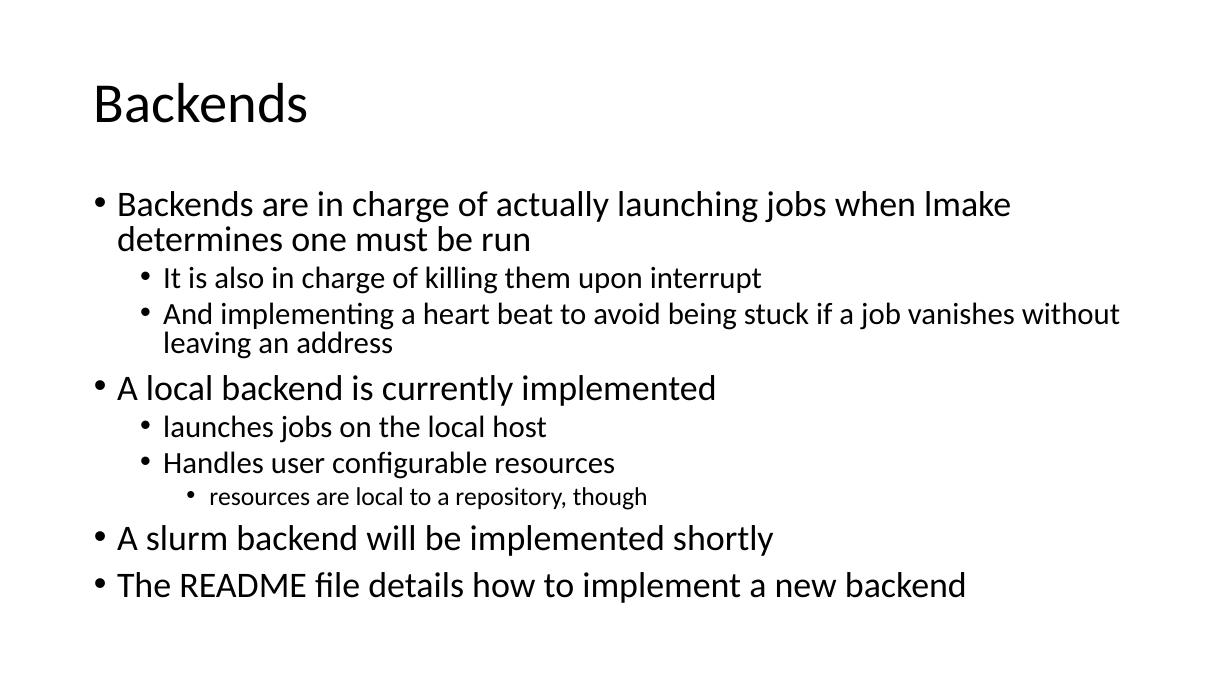
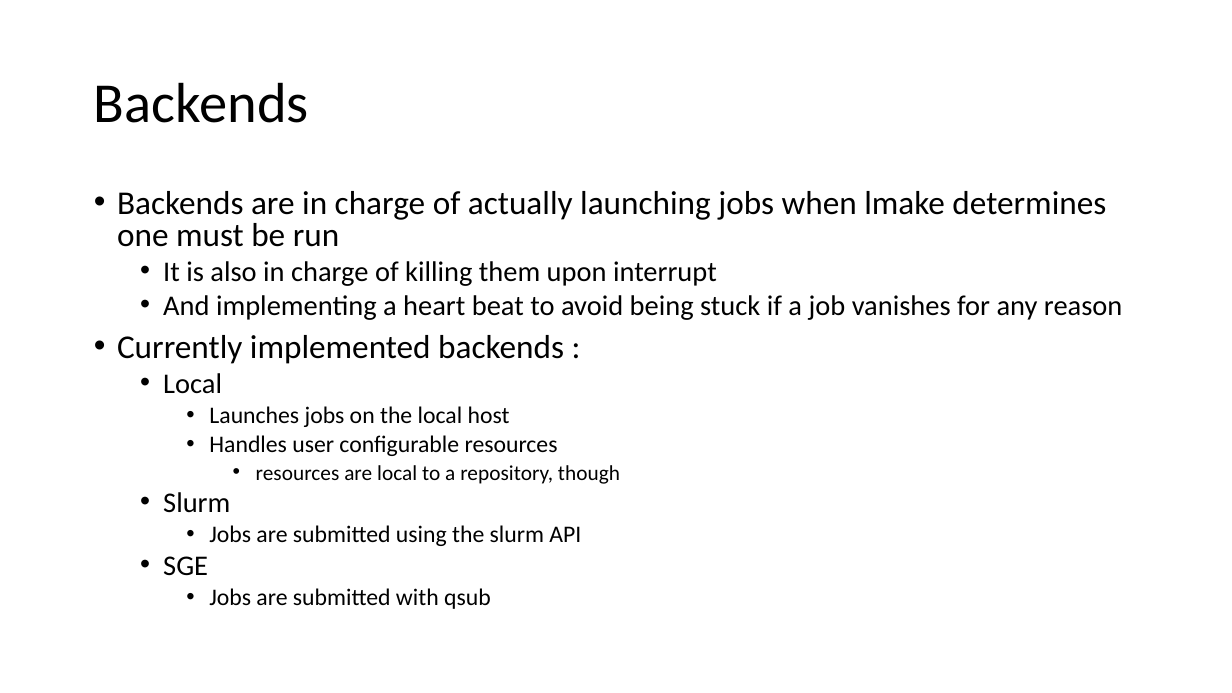
Before and after one commit to cesar-douady/open-lmake, a slide deck: slide 16 of doc/lmake_doc.pptx. Drawn at 1232x693 pixels with LibreOffice and Linux fonts; fonts in the diff are those of the drawing. Boxes give left, top, right and bottom in pixels: in the first picture for what was removed or moved away, otherwise in the second. Text is boxed around its words. In the diff, an @@ line names an element or a change of style, - is before the commit and + after.

```diff
--- a/doc/lmake_doc.pptx
+++ b/doc/lmake_doc.pptx
@@ text at (x1=117, y1=191, x2=1106, y2=484): size 28 to 25.9 pt in "Backends are in charge of actually launching ..."; size 24 to 22.2 pt in "It is also in charge of killing ..."; size 24 to 18.5 pt in "Handles user configurable resources"; size 20 to 16.6 pt in "resources are local to a repository, though"; list level 2 to 3 in "Handles user configurable resources"; list level 3 to 4 in "resources are local to a ..." @@
@@ text at (x1=117, y1=295, x2=1122, y2=427): text changed; size 24 to 22.2 pt @@
-  • And implementing a heart beat to avoid being stuck if a job vanishes without leaving an address
-• A local backend is currently implemented
-  • launches jobs on the local host
+  • And implementing a heart beat to avoid being stuck if a job vanishes for any reason
+• Currently implemented backends :
+  • Local
+    • Launches jobs on the local host
@@ text at (x1=163, y1=525, x2=581, y2=609): text changed; size 28 to 18.5 pt @@
-• A slurm backend will be implemented shortly
-• The README file details how to implement a new backend
+  • Slurm
+    • Jobs are submitted using the slurm API
+  • SGE
+    • Jobs are submitted with qsub
```
Also in this commit, not shown: 16 other slides changed, 5 slides removed, 5 other files.
